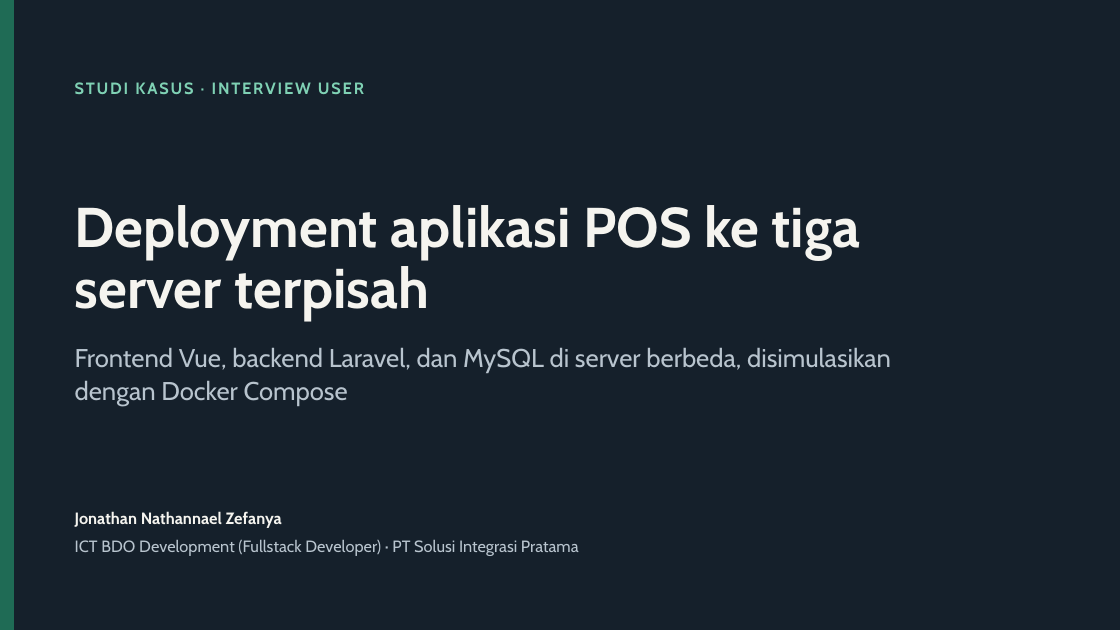
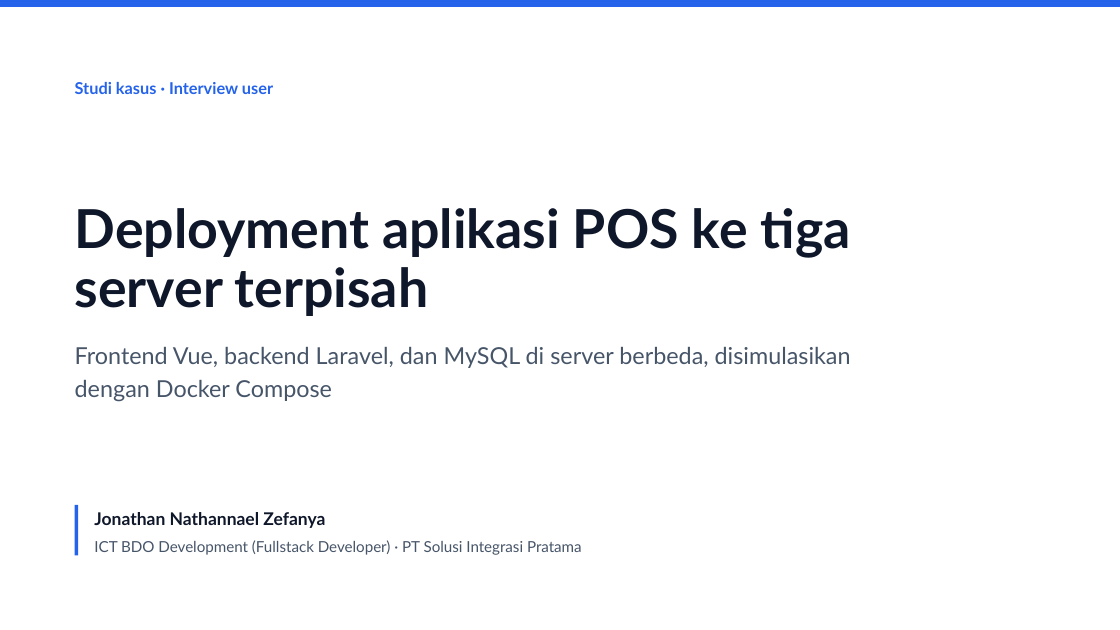
Before and after one commit to JonathanZefanya/Point-Of-Sale, a slide deck: slide 1 of Deployment POS Tiga Server.pptx. Drawn at 1120x630 pixels with LibreOffice and Linux fonts; fonts in the diff are those of the drawing. Boxes give left, top, right and bottom in pixels: in the first picture for what was removed or moved away, otherwise in the second. Text is boxed around its words. In the diff, an @@ line names an element or a change of style, - is before the commit and + after.

```diff
--- a/Deployment POS Tiga Server.pptx
+++ b/Deployment POS Tiga Server.pptx
@@ background #15202B to #FFFFFF @@
@@ rectangle removed at box(0, 0, 14, 630) @@
@@ rectangle added at box(0, 0, 1120, 7), fill #2563EB @@
@@ text at box(75, 82, 273, 94): text changed; font Cabin to Lato; text colour #7FD1B4 to #2563EB @@
-STUDI KASUS · INTERVIEW USER
+Studi kasus · Interview user
@@ title "Deployment aplikasi POS ke tiga ..." at box(75, 208, 851, 316): size 48 to 46 pt, font Cabin to Lato, text colour #F5F4EF to #0F172A; line spacing 52.8pt to 50.6pt @@
@@ text "Frontend Vue, backend Laravel, dan ..." at box(75, 347, 851, 402): size 22 to 20 pt, font Cabin to Lato, text colour #B8C4CE to #475569; line spacing 28.6pt to 28pt @@
@@ line added from (76, 505) to (76, 555), #2563EB 3 pt @@
@@ text "Jonathan Nathannael Zefanya": place and size @@
-text "Jonathan Nathannael Zefanya" at box(75, 511, 282, 528)
+text "Jonathan Nathannael Zefanya" at box(94, 512, 325, 528)
@@ text "Jonathan Nathannael Zefanya" at box(94, 512, 325, 528): size 14 to 15 pt, font Cabin to Lato, text colour #F5F4EF to #0F172A; line spacing 19.6pt to 21pt @@
@@ text "ICT BDO Development (Fullstack Developer) ...": place and size @@
-text "ICT BDO Development (Fullstack Developer) ..." at box(75, 540, 579, 556)
+text "ICT BDO Development (Fullstack Developer) ..." at box(94, 540, 582, 555)
@@ text "ICT BDO Development (Fullstack Developer) ..." at box(94, 540, 582, 555): size 14 to 13 pt, font Cabin to Lato, text colour #B8C4CE to #475569; line spacing 19.6pt to 18.2pt @@
```
Also in this commit, not shown: 14 other slides changed, 2 other files.
